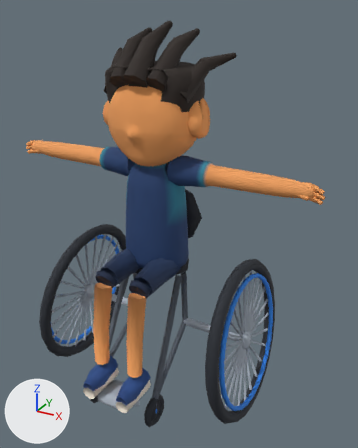
The Blender file assets/v2/source/zoom-pilot.blend as it was, and as the next commit left it.
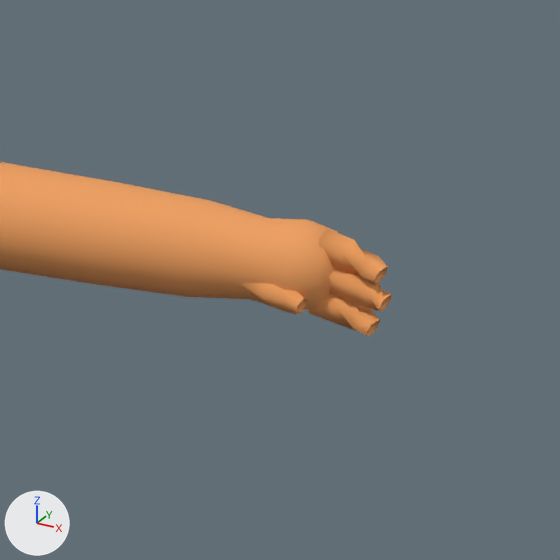
The first picture shows the older version from a camera (50 mm lens) standing at (2.39, -3.88, 3.86) and looking at (0.22, 0.07, 1.89). The close-ups show the older and then the newer version on the part from 70% to 100% of the width and 31% to 55% of the height of that picture. Only the edits that show in the close-ups are written down. Lighting does not change. The marker at lower left points along +X, +Y and +Z.

The scene before the commit, as lines of its bpy script (objects in view):
```python
me_kid_wheelchair_ace_lod0_mesh = bpy.data.meshes.new('kid_wheelchair_ace_LOD0_Mesh')
me_kid_wheelchair_ace_lod0_mesh.from_pydata(...)  # 3470 vertices, 3785 faces; spans x -1.62..1.62, y -1.01..0.88, z -0.04..3.74
me_kid_wheelchair_ace_lod0_mesh.polygons.foreach_set('use_smooth', [True] * 3785)
# faces by material slot: [1387, 1672, 408, 318]
me_kid_wheelchair_ace_lod0_mesh.materials.append(mat_m_body)
me_kid_wheelchair_ace_lod0_mesh.materials.append(mat_m_uniform)
me_kid_wheelchair_ace_lod0_mesh.materials.append(mat_m_hair)
me_kid_wheelchair_ace_lod0_mesh.materials.append(mat_m_accessory)
ob_kid_wheelchair_ace_lod0 = bpy.data.objects.new('kid_wheelchair_ace_LOD0', me_kid_wheelchair_ace_lod0_mesh)
ob_kid_wheelchair_ace_lod0.location = (0.0, 0.0, 0.0)
```
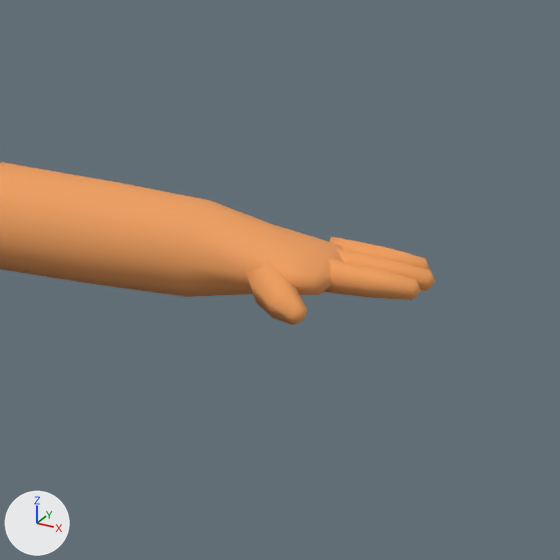
What changed in the scene script:
```text
Change me_kid_wheelchair_ace_lod0_mesh:
    used by ob_kid_wheelchair_ace_lod0; location = (0.0, 0.0, 0.0)
    remove me_kid_wheelchair_ace_lod0_mesh.from_pydata(...)  # 3470 vertices, 3785 faces; spans x -1.62..1.62, y -1.01..0.88, z -0.04..3.74
    add me_kid_wheelchair_ace_lod0_mesh.from_pydata(...)  # 3470 vertices, 3785 faces; spans x -1.67..1.67, y -1.01..0.88, z -0.04..3.74
    me_kid_wheelchair_ace_lod0_mesh part 1
    2 vertices are removed from x 1.44..1.57, y -0.05..-0.03, z 2.43..2.49
    52 faces are deleted
    3 vertices in x 1.4, y -0.04..0.04, z 2.53..2.54 move by (0.0, 0.0, -0.01)
    3 vertices in x 1.4, y 0.06..0.07, z 2.44..2.5 move by (0.0, 0.01, 0.0)
    3 vertices in x 1.4, y -0.07..-0.06, z 2.44..2.5 move by (0.0, -0.01, 0.0)
    3 vertices in x 1.46..1.49, y -0.04..-0.03, z 2.49..2.54 move by (0.0, -0.01, -0.04)
    3 vertices in x 1.5..1.54, y -0.05..0.0, z 2.4..2.43 move by (-0.01, 0.1, 0.05)
    3 vertices in x 1.5, y -0.01..0.0, z 2.45..2.5 move by (-0.01, 0.04, 0.0)
    103 vertices move from x 1.38..1.62, y -0.09..0.08, z 2.39..2.55 to x 1.38..1.67, y -0.17..0.11, z 2.42..2.51
    2 vertices are added at (1.46, -0.09, 2.45), (1.65, -0.04, 2.48)
    4 new faces join them, mat_m_uniform
    48 new faces join them, mat_m_body
    other edits to the shape of me_kid_wheelchair_ace_lod0_mesh do not show in these pictures
```

Where the change shows, as pixel boxes [x1, y1, x2, y2] in the close-ups (560 x 560 px; the box of a moved part takes in the faces that stretch with it):
'kid_wheelchair_ace_LOD0', reshaped: before [0, 162, 392, 336]; after [0, 162, 435, 325]
part 1 of me_kid_wheelchair_ace_lod0_mesh, moved or reshaped: before [182, 200, 392, 336]; after [182, 201, 435, 325]
